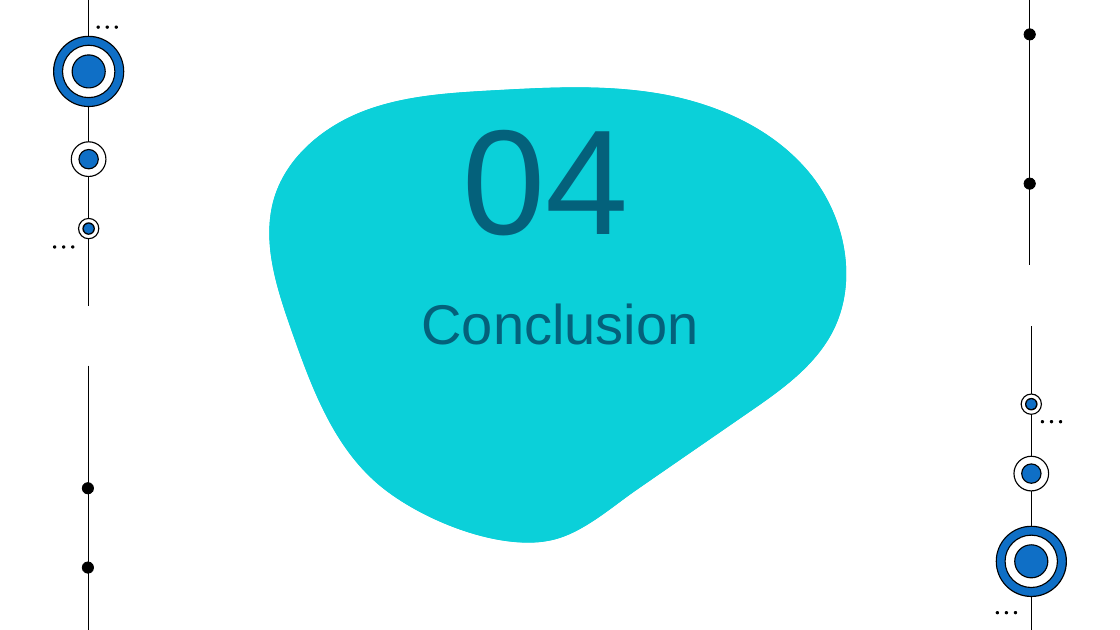
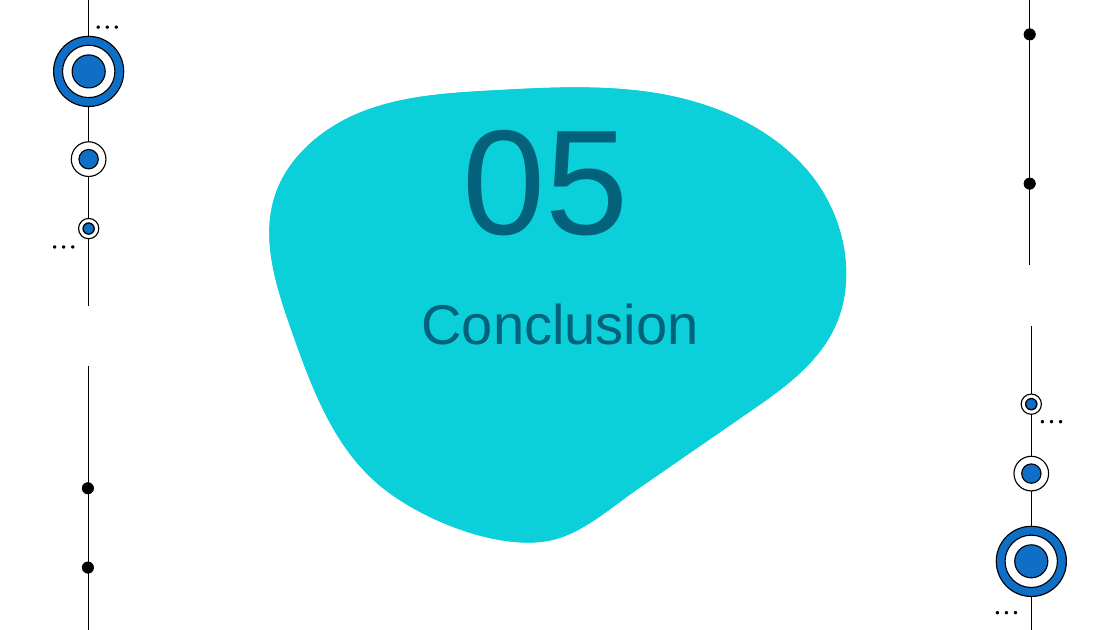
Before and after one commit to muhamedoufi/rapport-cloud, a slide deck: slide 26 of Presentation_cv.pptx (slide 25 before the commit). Drawn at 1120x630 pixels with LibreOffice and Linux fonts; fonts in the diff are those of the drawing. Boxes give left, top, right and bottom in pixels: in the first picture for what was removed or moved away, otherwise in the second. Text is boxed around its words. In the diff, an @@ line names an element or a change of style, - is before the commit and + after.

```diff
--- a/Presentation_cv.pptx
+++ b/Presentation_cv.pptx
@@ title at [463,130,629,236]: text changed @@
-04
+05
```
Also in this commit, not shown: 5 other slides changed, 1 slide added.
